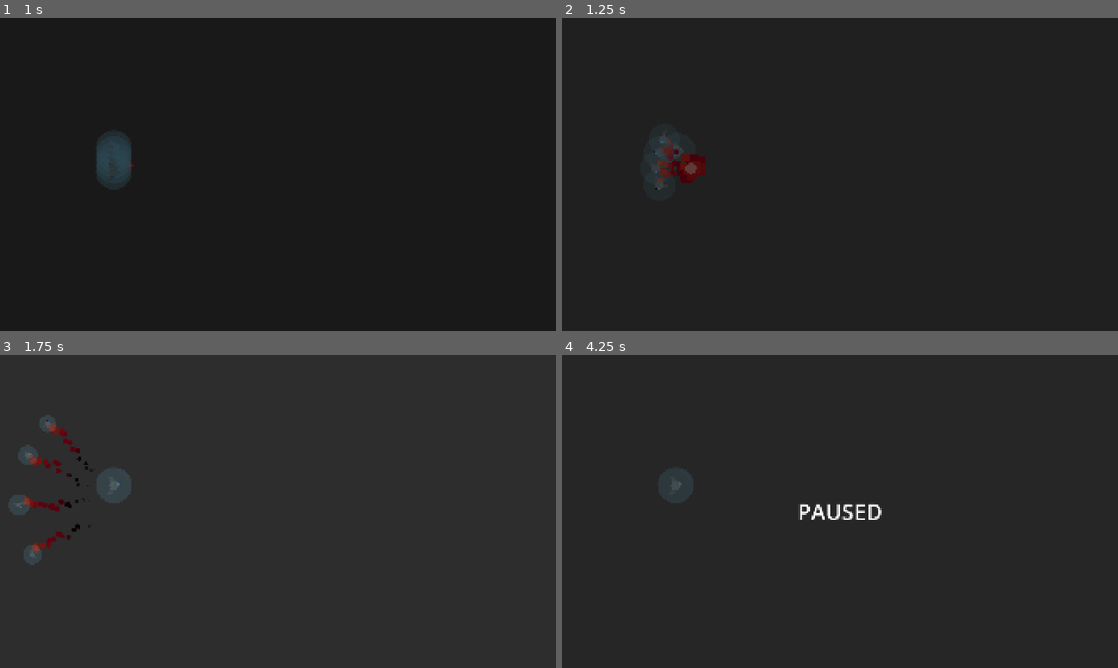
Above: before the commit, frames 1-4 (two rows, left to right).
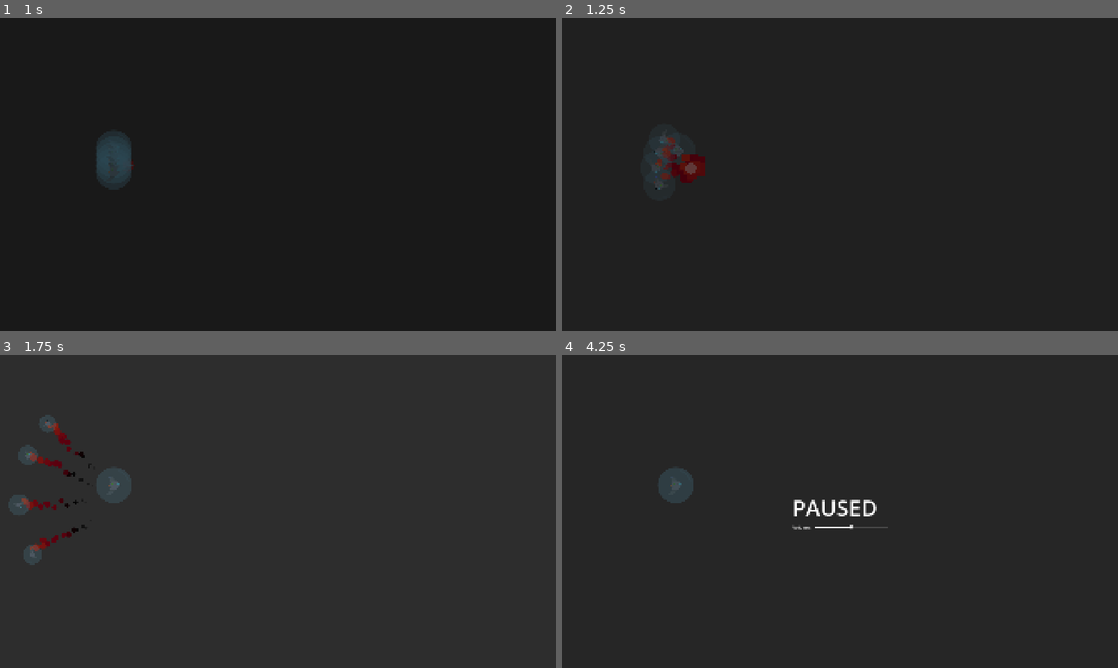
Above: after the commit, the same moments.

Repository: tfmertz/gamedevtv-jam-2026
Game: Godot game, scene res://scene/test/tom_test_level.tscn
Two runs of this game, one before a commit and one after it. Both use one fixed random seed, a clock stepped at 60 frames per second and the inputs below. This scene is started directly instead of the project's main scene. Sound files missing from this copy of the repository are replaced by a short silence.
Inputs:
- Up to frame 1 (1 s): tap Enter at 0.5 s; hold W (move_up) from 0.53 s (still down); tap Shift (sprint) at 0.6 s
- Up to frame 2 (1.25 s): keep holding W (move_up)
- Up to frame 3 (1.75 s): keep holding W (move_up); tap F (cycle_formation) at 1.35 s; tap Shift (sprint) at 1.55 s
- Up to frame 4 (4.25 s): release W (move_up) at 2.03 s; hold A (move_left) 2.03-3.53 s; tap R (cycle_spacing) at 2.1 s; tap Shift (sprint) at 2.3, 3.05, 3.6 s; tap Space at 2.75 s; tap G (sort_ships) at 2.85 s; tap Enter at 3.5 s; hold S (move_down) from 3.53 s (still down); tap Escape (ui_cancel) at 4.15 s

Frame 1 is identical in both runs. In frame 2, 0.2% of the frame differs, in the area x 16-22%, y 38-53%; in frame 3, 0.6%; in frame 4, 0.7%, in the area x 41-59%, y 46-56%.

Commit message:
Add sprint vfx, volume

Diff:
--- a/scene/autoload/audio_manager.gd
+++ b/scene/autoload/audio_manager.gd
@@ -32,6 +32,8 @@
 
 var _music_tween: Tween
 
+var initial_volume := 0.5
+
 func _ready() -> void:
 	# Setup background music player
 	_music_player = AudioStreamPlayer.new()
@@ -50,6 +52,8 @@
 	_boss_player.stream = boss_music_stream
 	_boss_player.bus = "Music"
 	add_child(_boss_player)
+
+	set_volume(initial_volume)
 	#_boss_player.play()
 	# Build out our pool of audio stream players to avoid sound conflicts
 	for i in POOL_SIZE:
@@ -87,6 +91,9 @@
 	if _boss_laughing:
 		_play_pooled(boss_laugh_stream, 0.0, 1.0)
 		_boss_laughing = false
+
+func set_volume(volume: float) -> void:
+	current_player.volume_linear = volume
 
 func report_enemy_fire() -> void:
 	_enemy_fire_count += 1
--- a/scene/autoload/game_manager.gd
+++ b/scene/autoload/game_manager.gd
@@ -6,7 +6,8 @@
 
 @onready var camera: Camera2D = $Camera2D
 @onready var _color_rect: ColorRect = $CanvasLayer/ColorRect
-@onready var paused_label: Label = $CanvasLayer/CenterContainer/PausedLabel
+@onready var center_container: CenterContainer = $CanvasLayer/CenterContainer
+@onready var h_slider: HSlider = $CanvasLayer/CenterContainer/VBoxContainer/HBoxContainer/HSlider
 
 ## Optional. Leave empty and set Godot's normal "Main Scene"
 ## in Project Settings instead. If set, this path loads on startup.
@@ -35,9 +36,9 @@
 		_color_rect.color = start_color
 		if scene_tree.paused:
 			_color_rect.color.a = 0.5
-			paused_label.show()
+			center_container.show()
 		else:
-			paused_label.hide()
+			center_container.hide()
 
 
 func pause_player_control(duration: float) -> void:
@@ -125,3 +126,7 @@
 	else:
 		chance -= fleet_size * 0.015
 	return chance
+
+
+func _on_h_slider_drag_ended(value_changed: bool) -> void:
+	AudioManager.set_volume(h_slider.value)
--- a/scene/autoload/game_manager.tscn
+++ b/scene/autoload/game_manager.tscn
@@ -5,6 +5,15 @@
 
 [sub_resource type="LabelSettings" id="LabelSettings_2uct3"]
 font_size = 76
+
+[sub_resource type="StyleBoxFlat" id="StyleBoxFlat_2uct3"]
+bg_color = Color(0.6, 0.6, 0.6, 0)
+border_width_top = 4
+border_width_bottom = 4
+border_color = Color(0.27752772, 0.27752772, 0.27752772, 1)
+
+[sub_resource type="StyleBoxFlat" id="StyleBoxFlat_ubk7d"]
+bg_color = Color(1, 1, 1, 1)
 
 [node name="GameManager" type="Node2D" unique_id=1450854875]
 process_mode = 3
@@ -27,6 +36,7 @@
 color = Color(0, 0, 0, 1)
 
 [node name="CenterContainer" type="CenterContainer" parent="CanvasLayer" unique_id=2006127796]
+visible = false
 anchors_preset = 15
 anchor_right = 1.0
 anchor_bottom = 1.0
@@ -34,8 +44,29 @@
 grow_vertical = 2
 mouse_filter = 2
 
-[node name="PausedLabel" type="Label" parent="CanvasLayer/CenterContainer" unique_id=121997920]
-visible = false
+[node name="VBoxContainer" type="VBoxContainer" parent="CanvasLayer/CenterContainer" unique_id=299499394]
+layout_mode = 2
+
+[node name="PausedLabel" type="Label" parent="CanvasLayer/CenterContainer/VBoxContainer" unique_id=121997920]
 layout_mode = 2
 text = "PAUSED"
 label_settings = SubResource("LabelSettings_2uct3")
+
+[node name="HBoxContainer" type="HBoxContainer" parent="CanvasLayer/CenterContainer/VBoxContainer" unique_id=206307591]
+layout_mode = 2
+theme_override_constants/separation = 16
+
+[node name="Label" type="Label" parent="CanvasLayer/CenterContainer/VBoxContainer/HBoxContainer" unique_id=2085610573]
+layout_mode = 2
+text = "Volume:"
+
+[node name="HSlider" type="HSlider" parent="CanvasLayer/CenterContainer/VBoxContainer/HBoxContainer" unique_id=843027512]
+custom_minimum_size = Vector2(250, 20)
+layout_mode = 2
+theme_override_styles/slider = SubResource("StyleBoxFlat_2uct3")
+theme_override_styles/grabber_area = SubResource("StyleBoxFlat_ubk7d")
+max_value = 1.0
+step = 0.01
+value = 0.5
+
+[connection signal="drag_ended" from="CanvasLayer/CenterContainer/VBoxContainer/HBoxContainer/HSlider" to="." method="_on_h_slider_drag_ended"]
--- a/scene/shield.tscn
+++ b/scene/shield.tscn
@@ -28,7 +28,7 @@
 shape = SubResource("CircleShape2D_wm7db")
 
 [node name="RegenTimer" type="Timer" parent="." unique_id=1448606000]
-wait_time = 5.0
+wait_time = 3.0
 
 [connection signal="area_entered" from="." to="." method="_on_area_entered"]
 [connection signal="timeout" from="RegenTimer" to="." method="_on_regen_timer_timeout"]
--- a/scene/ship_node.tscn
+++ b/scene/ship_node.tscn
@@ -17,6 +17,7 @@
 [ext_resource type="PackedScene" uid="uid://bnx018jkfsdvj" path="res://scene/shield.tscn" id="11_8rak0"]
 [ext_resource type="Texture2D" uid="uid://dklvj5in83lnu" path="res://assets/art/milk.png" id="11_waopi"]
 [ext_resource type="Texture2D" uid="uid://cvm5gboem75g6" path="res://assets/art/cow_sprint_not_0001.png" id="12_mfate"]
+[ext_resource type="Texture2D" uid="uid://bpnmuncerpdtj" path="res://assets/art/star.png" id="18_vi1mi"]
 
 [sub_resource type="SpriteFrames" id="SpriteFrames_65l50"]
 animations = [{
@@ -130,9 +131,13 @@
 offsets = PackedFloat32Array(0.051779937, 0.3106796, 0.5631068, 0.68608415, 1)
 colors = PackedColorArray(0.9999997, 0.2830094, 0.09237703, 1, 0.6421697, 0, 0.1061903, 1, 0.5877486, 0, 0.097191125, 1, 0, 0, 0, 1, 0, 0, 0, 0)
 
+[sub_resource type="Gradient" id="Gradient_vi1mi"]
+offsets = PackedFloat32Array(0.81877023, 1)
+colors = PackedColorArray(1, 1, 1, 1, 1, 1, 1, 0)
+
 [sub_resource type="Gradient" id="Gradient_8rak0"]
 offsets = PackedFloat32Array(0.76375407, 1)
-colors = PackedColorArray(1, 1, 1, 1, 1, 1, 1, 0)
+colors = PackedColorArray(1, 0.94200003, 0.42000002, 0.56078434, 1, 1, 1, 0)
 
 [node name="ShipNode" type="Area2D" unique_id=1841324561 groups=["node"]]
 collision_mask = 2
@@ -210,6 +215,24 @@
 angular_velocity_max = 700.0
 scale_amount_max = 3.0
 scale_amount_curve = SubResource("Curve_8rak0")
+color_ramp = SubResource("Gradient_vi1mi")
+
+[node name="SprintParticles" type="CPUParticles2D" parent="." unique_id=1617166264]
+show_behind_parent = true
+emitting = false
+amount = 15
+texture = ExtResource("18_vi1mi")
+lifetime = 0.5
+randomness = 0.2
+emission_shape = 1
+emission_sphere_radius = 20.0
+spread = 180.0
+gravity = Vector2(0, 0)
+initial_velocity_min = 1.0
+initial_velocity_max = 3.0
+angular_velocity_max = 700.0
+scale_amount_max = 1.5
+scale_amount_curve = SubResource("Curve_8rak0")
 color_ramp = SubResource("Gradient_8rak0")
 
 [node name="HardDeathTimer" type="Timer" parent="." unique_id=1309055969]
--- a/src/ship_node.gd
+++ b/src/ship_node.gd
@@ -4,6 +4,7 @@
 @onready var scrap_scene : PackedScene = preload("res://scene/scrap.tscn")
 @onready var death_particles: CPUParticles2D = $DeathParticles
 @onready var mothership_death_particles: CPUParticles2D = $MothershipDeathParticles
+@onready var sprint_particles: CPUParticles2D = $SprintParticles
 
 enum ShipType {GUN, SHIELD, MOTHER}
 
@@ -186,6 +187,7 @@
 	initial_speed = 600
 	if ship_type == ShipType.MOTHER:
 		$sprite.animation = "mothership-sprint-" + str(health) + "hp"
+		sprint_particles.emitting = true
 
 
 func can_sprint() -> void:
@@ -197,3 +199,4 @@
 	initial_speed = 300
 	if ship_type == ShipType.MOTHER:
 		$sprite.animation = "mothership-tired-" + str(health) + "hp"
+		sprint_particles.emitting = false
Binary file added: assets/art/star.png
Not shown, added: assets/art/star.png.import
